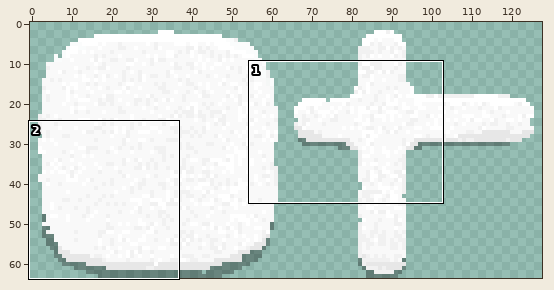
Two versions of one sprite sheet, Assets/Palette/Map_Pallete/snow/snow.png. The picture above shows the old version from afar; the outline marks the close-up.
Close-up. Before:
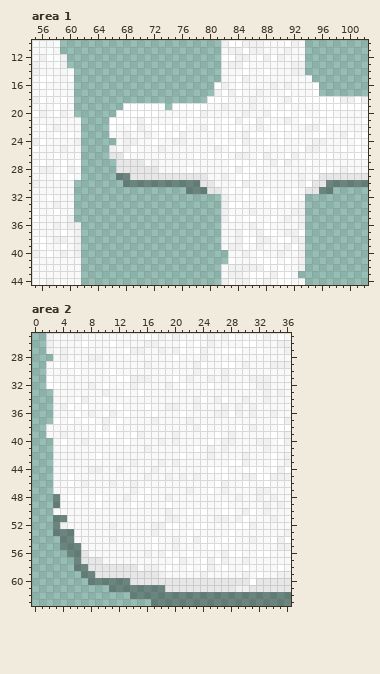
The file is 128x64 pixels. Colours within 5 levels of each other are drawn and written as one. Shown: area 1: x 55..102, y 10..44; area 2: x 0..36, y 25..63.
The same view after the edit:
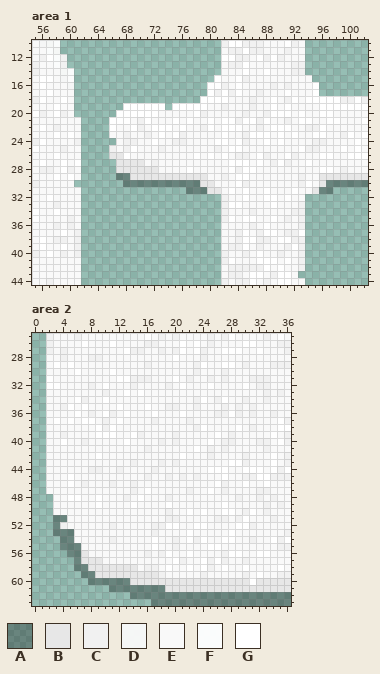
Palette (. is transparent): A #0000004d  B #e7e7e7  C #f1f1f1  D #f9f9f9f5  E #f9f9f9  F #fffffff5  G #ffffff
Difference:
Area 1:
y 15: x 81 . -> G
y 16..17: x 80 . -> G
y 18: x 79 . -> G
y 30: x 95 B -> E
y 31: x 61 . -> E; x 94 B -> E
y 32..35: x 61 . -> E
y 36: x 61 C -> E
y 40..41: x 82 . -> C
Area 2:
y 28: x 2 . -> E
y 33..37: x 2 . -> E
y 40..47: x 2 . -> E
y 48..49: x 3 A -> E
y 61: x 29..30 CC -> BB
Boxes around the changes in both close-ups, in picture pixels (x1, y1, x2, y2):
added: (200, 75, 221, 103)
changed: (305, 180, 319, 194)
changed: (74, 187, 81, 229)
added: (221, 250, 228, 264)
changed: (46, 354, 60, 508)
changed: (235, 585, 249, 592)
